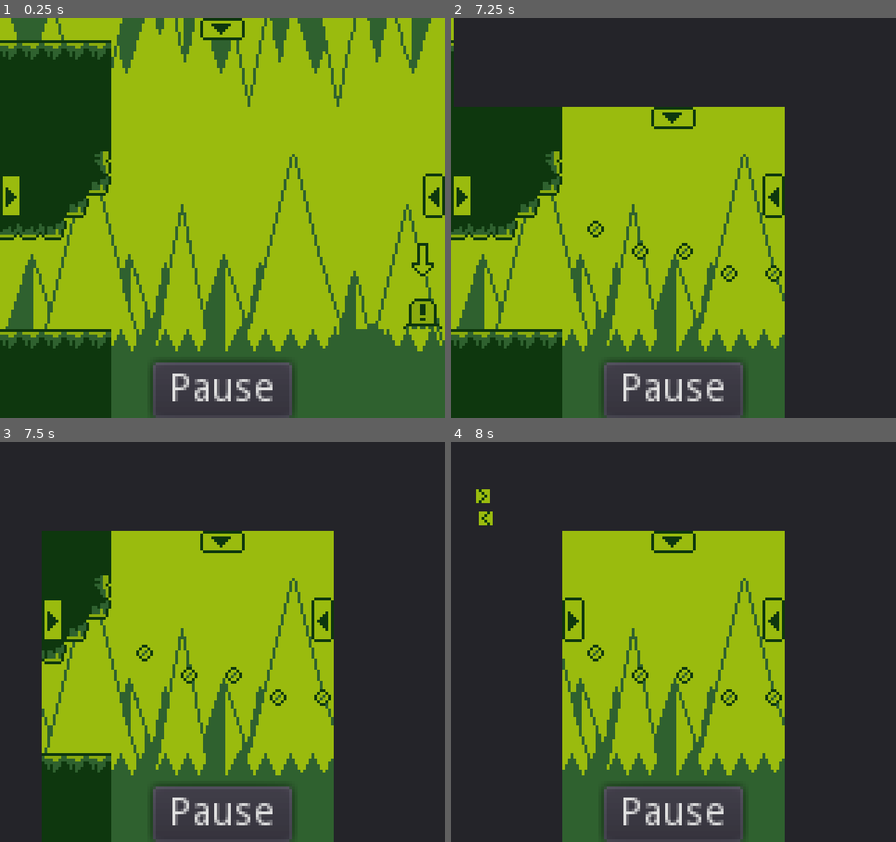
Above: before the commit, frames 1-4 (two rows, left to right).
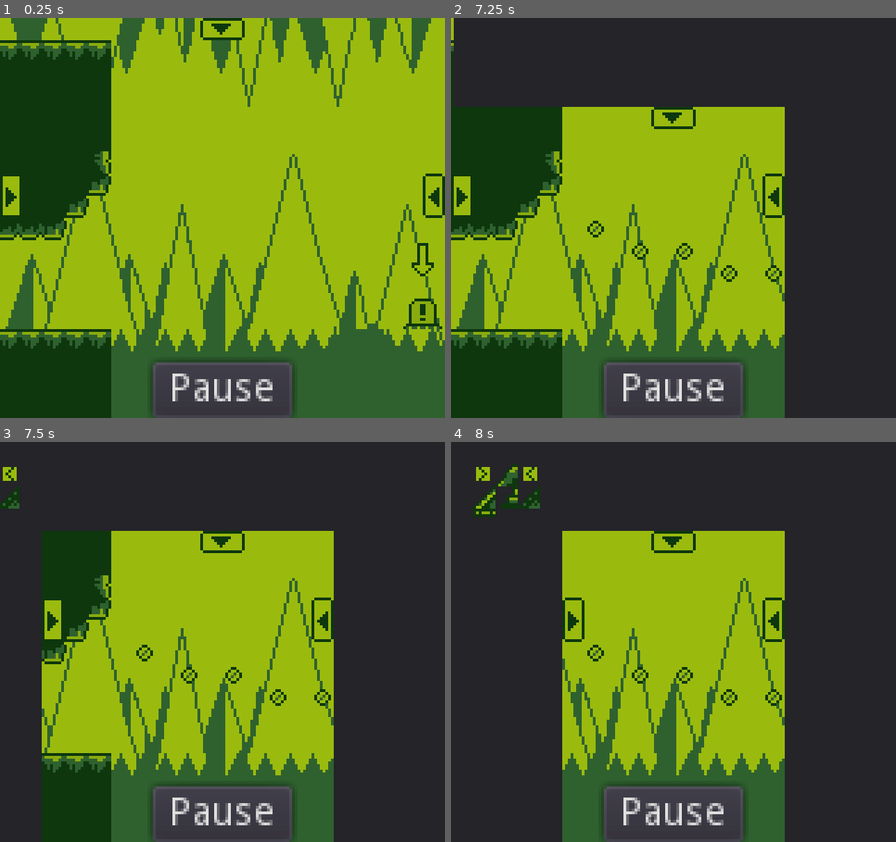
Above: after the commit, the same moments.

Repository: AlanRostem/TurboTrooper
Game: Godot game, scene res://scenes/editor/Editor.tscn
The game is run twice, just before and just after one commit, with the same random seed, the same clock (stepped at 60 frames per second) and the same inputs. This scene is started directly instead of the project's main scene. Sound files missing from this copy of the repository are replaced by a short silence.
Inputs (mouse positions are in pixels of both pictures, inside the frame that each line leads up to):
- Up to frame 1 (0.25 s): no input
- Up to frame 2 (7.25 s): click (887, 194) at 0.5 s; tap Enter (pause) at 1.25 s; move the mouse to (771, 198) at 1.27 s; hold D (move_right) 1.28-2 s; tap S (aim_down) at 1.35 s; click (771, 198) at 1.42 s; tap Space (jump) at 1.52 s; drag from (584, 238) to (873, 306) at 2.02 s; click (807, 42) at 2.75 s; click (860, 42) at 3.5 s; click (673, 30) at 4.25 s; move the mouse to (718, 130) at 5.02 s; hold A (move_left) 5.03-5.75 s; tap K (fire) at 5.1 s; click (718, 130) at 5.17 s; click (499, 62) at 5.75 s; click (553, 62) at 6.5 s
- Up to frame 3 (7.5 s): click (8, 618) at 7.25 s
- Up to frame 4 (8 s): no input

Frames 1-2 are identical in both runs. In frame 3, 0.3% of the frame differs, in the area x 0-5%, y 6-17%; in frame 4, 1.0%, in the area x 5-20%, y 5-21%.
Error in both runs: Invalid call. Nonexistent function 'get_editor_canvas' in base 'CanvasLayer'. (res://scenes/editor/buttons/ToolButton.gd:12)

Commit message:
tiles added to editor

Diff:
--- a/project/scenes/editor/CameraHolder.gd
+++ b/project/scenes/editor/CameraHolder.gd
@@ -10,6 +10,5 @@
 	elif Input.is_action_just_released("editor_pan_camera"):
 		__pressed = false
 
-func _input(event):
-	if event is InputEventMouseMotion and __pressed:
+	if __pressed:
 		__camera.position = __drag_pos - get_global_mouse_position()
--- a/project/scenes/editor/Editor.tscn
+++ b/project/scenes/editor/Editor.tscn
@@ -162,6 +162,8 @@
 }
 
 [node name="ToolButton" parent="MenuLayer/Tools/HBoxContainer" instance=ExtResource( 9 )]
+margin_right = 16.0
+margin_bottom = 16.0
 toggle_mode = true
 group = SubResource( 4 )
 texture_normal = SubResource( 5 )
@@ -170,6 +172,7 @@
 [node name="ToolButton2" parent="MenuLayer/Tools/HBoxContainer" instance=ExtResource( 9 )]
 margin_left = 20.0
 margin_right = 36.0
+margin_bottom = 16.0
 toggle_mode = true
 group = SubResource( 4 )
 texture_normal = SubResource( 6 )
@@ -220,17 +223,53 @@
 anchor_right = 0.5
 anchor_bottom = 0.5
 margin_left = -12.0
-margin_top = -56.0
+margin_top = -64.0
 margin_right = 12.0
 margin_bottom = 64.0
 rect_clip_content = true
-columns = 4
+custom_constants/vseparation = 0
+custom_constants/hseparation = 0
+columns = 3
 __meta__ = {
 "_edit_use_anchors_": false
 }
 
 [node name="TileButton" parent="MenuLayer/Tiles/TileGrid" instance=ExtResource( 4 )]
 __type = 1
+
+[node name="TileButton2" parent="MenuLayer/Tiles/TileGrid" instance=ExtResource( 4 )]
+margin_left = 8.0
+margin_right = 16.0
+__type = 0
+
+[node name="TileButton3" parent="MenuLayer/Tiles/TileGrid" instance=ExtResource( 4 )]
+margin_left = 16.0
+margin_right = 24.0
+__type = 3
+
+[node name="TileButton4" parent="MenuLayer/Tiles/TileGrid" instance=ExtResource( 4 )]
+margin_top = 8.0
+margin_bottom = 16.0
+__type = 5
+
+[node name="TileButton5" parent="MenuLayer/Tiles/TileGrid" instance=ExtResource( 4 )]
+margin_left = 8.0
+margin_top = 8.0
+margin_right = 16.0
+margin_bottom = 16.0
+__type = 6
+
+[node name="TileButton6" parent="MenuLayer/Tiles/TileGrid" instance=ExtResource( 4 )]
+margin_left = 16.0
+margin_top = 8.0
+margin_right = 24.0
+margin_bottom = 16.0
+__type = 7
+
+[node name="TileButton7" parent="MenuLayer/Tiles/TileGrid" instance=ExtResource( 4 )]
+margin_top = 16.0
+margin_bottom = 24.0
+__type = 8
 
 [connection signal="toggled" from="MenuLayer/Entities/EntitiesButton" to="." method="_on_EntitiesButton_toggled"]
 [connection signal="toggled" from="MenuLayer/Tools/ToolsButton" to="." method="_on_ToolsButton_toggled"]
--- a/project/scenes/editor/buttons/TileButton.tscn
+++ b/project/scenes/editor/buttons/TileButton.tscn
@@ -3,17 +3,17 @@
 [ext_resource path="res://scenes/editor/buttons/TileButton.gd" type="Script" id=1]
 
 [node name="TileButton" type="TextureButton"]
-margin_right = 16.0
-margin_bottom = 16.0
-rect_min_size = Vector2( 16, 16 )
+margin_right = 8.0
+margin_bottom = 8.0
+rect_min_size = Vector2( 8, 8 )
 script = ExtResource( 1 )
 __meta__ = {
 "_edit_use_anchors_": false
 }
 
 [node name="Sprite" type="Sprite" parent="."]
-offset = Vector2( 8, 8 )
+offset = Vector2( 4, 4 )
 region_enabled = true
-region_rect = Rect2( 0, 0, 16, 16 )
+region_rect = Rect2( 0, 0, 8, 8 )
 
 [connection signal="pressed" from="." to="." method="_on_TileButton_pressed"]
--- a/project/scenes/editor/buttons/ToolButton.tscn
+++ b/project/scenes/editor/buttons/ToolButton.tscn
@@ -3,9 +3,9 @@
 [ext_resource path="res://scenes/editor/buttons/ToolButton.gd" type="Script" id=1]
 
 [node name="ToolButton" type="TextureButton"]
-margin_right = 16.0
-margin_bottom = 16.0
-rect_min_size = Vector2( 16, 16 )
+margin_right = 8.0
+margin_bottom = 8.0
+rect_min_size = Vector2( 8, 8 )
 script = ExtResource( 1 )
 __meta__ = {
 "_edit_use_anchors_": false
